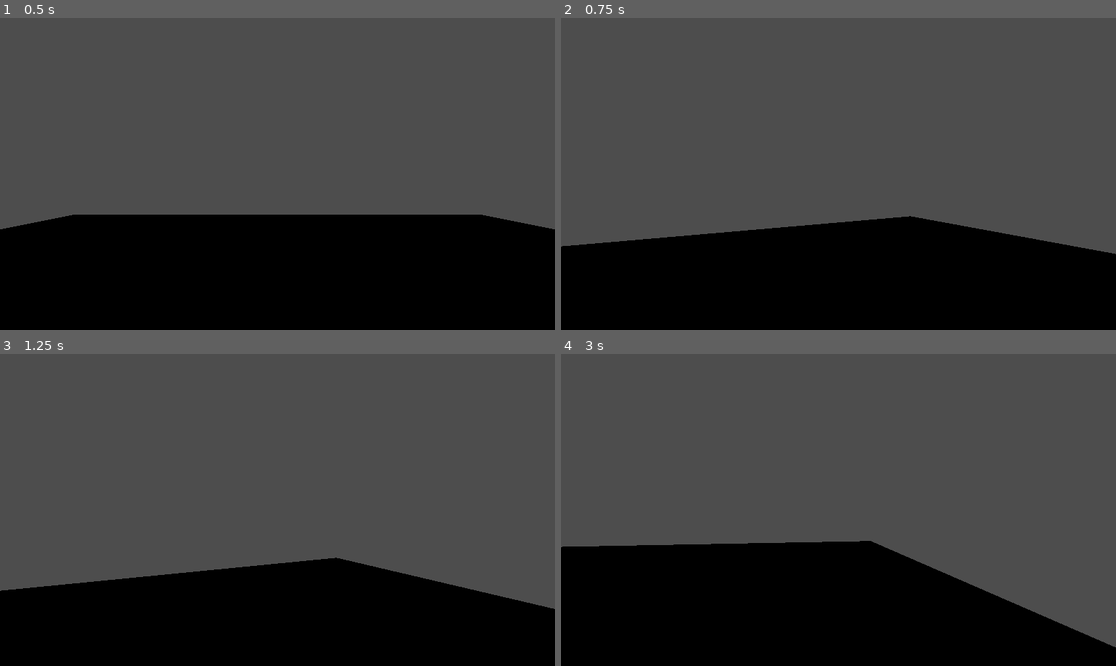
Above: before the commit, frames 1-4 (two rows, left to right).
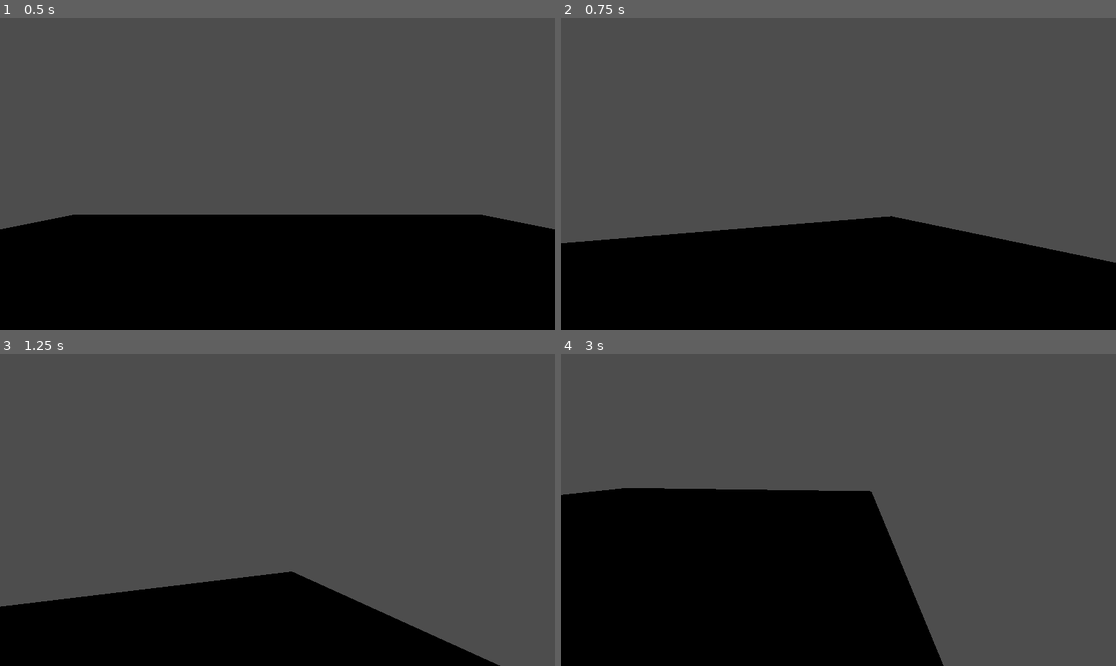
Above: after the commit, the same moments.

Repository: Volentie/The-Fractured-Codex
Game: Godot game, scene res://Scenes/main.tscn
Same seed, same stepped clock (60 frames per second), same inputs: the game is played once before the commit and once after it.
Inputs (mouse positions are in pixels of both pictures, inside the frame that each line leads up to):
- Up to frame 1 (0.5 s): no input
- Up to frame 2 (0.75 s): tap Enter at 0.5 s; move the mouse to (960, 158) at 0.52 s; hold D (move_right) from 0.53 s (still down); tap Shift (speedmode_run) at 0.6 s
- Up to frame 3 (1.25 s): keep holding D (move_right); tap Space (action_jump) at 0.77, 0.8, 1.07 s
- Up to frame 4 (3 s): move the mouse to (727, 525) at 1.27 s; release D (move_right) at 1.28 s; hold S (move_backward) 1.28-2.03 s; tap Space (action_jump) at 1.35, 1.52, 1.82, 2.3 s; tap Shift (speedmode_run) at 1.55, 2.1, 2.85 s; move the mouse to (894, 441) at 2.02 s; hold D (move_right) 2.03-2.78 s; move the mouse to (810, 572) at 2.77 s; hold W (move_forward) from 2.78 s (still down)

Frame 1 is identical in both runs. In frame 2, 1.2% of the frame differs, in the area x 0-100%, y 63-79%; in frame 3, 9.6%; in frame 4, 17%, in the area x 0-100%, y 42-100%.

Commit message:
✨Refactor state management: consolidate state classes and remove unused scripts

Diff:
--- a/Scripts/Autoload/phaux.gd
+++ /dev/null
@@ -1,28 +0,0 @@
-extends Node3D
-
-static var _name = "Phaux"
-static var version = 0.2
-static var pretty = "-=:[" + _name + " v" + str(version) + "]:=-"
-
-func type(obj) -> String:
-	return type_string(typeof(obj))
-
-func error(msg: String, line: int = -1):
-	print(self.pretty, "ERROR: ", msg)
-	if line >= 0:
-		print(self.pretty, "Line: ", line)
-
-func debug(array_msg, insert_space: bool=true) -> bool:
-	assert(array_msg is Array or array_msg is String, "debug() expects an Array or String, got: " + type(array_msg))
-	if array_msg is Array:
-		var space = " " if insert_space else ""
-		array_msg = "\t" + space.join(array_msg)
-	print(self.pretty, array_msg)
-	return true
-
-func get_util(script_name: String) -> Object:
-	var script = ResourceLoader.load("res://Scripts/Util/" + script_name + ".gd")
-	if script == null:
-		error("Failed to load script: " + script_name)
-		return null
-	return script.instantiate()
--- a/Scripts/Autoload/physics.gd
+++ /dev/null
@@ -1,80 +0,0 @@
-extends Node3D
-
-const config = {
-	"world": {
-		"gravity": 10,
-		"materials": {
-			"friction": {
-				"wood": 0.3,
-				"air": 0.01,
-			},
-			"density": {
-				"air": 0.1,
-			}
-		}
-	},
-	"player": {
-		"mass": 1,
-		"accel": {
-			"walk": Vector3(4, 1, 4),
-			"run": Vector3(8, 1, 8),
-			"jump": Vector3(1, 200, 1),
-		}
-	},
-	"constraints": {
-		"velocity": {
-			"max": 100,
-			"min": -100,
-		},
-	}
-}
-
-var translation = {
-	"accel": Vector3(0, 0, 0),
-	"force": Vector3(0, 0, 0),
-	#"friction": Vector3(0, 0, 0),
-}
-
-const forces = {
-	"gravity": Vector3(0, -config.world.gravity, 0),
-}
-
-var player: Node3D
-
-func accelerate(direction: Vector3) -> void:
-	player.velocity += direction * player.acceleration_scale * player.cur_delta
-
-# func apply_friction() -> void:
-# 	var u = -player.velocity.normalized()  # Friction opposes the direction of velocity
-# 	var friction_magnitude = config.world.materials.friction.wood * -forces.gravity.y
-# 	translation["friction"] = u * friction_magnitude
-
-# 	# Only apply friction when the body is moving
-# 	if player.velocity.length() > 0.01 and player.is_on_floor():
-# 		player.velocity += translation["friction"] * player.cur_delta
-
-func limit_velocity() -> void:
-	if player.is_on_floor() and player.velocity.length() <= 0.11:
-		player.velocity = Vector3.ZERO
-
-func desaccelerate() -> void:
-	# Desaccelerate player over time smoothly
-	if player.is_on_floor():
-		player.velocity = lerp(player.velocity, Vector3.ZERO, 0.05)
-
-func apply_physics(this: Node3D) -> void:
-	player = this
-	# Apply gravity
-	player.velocity += forces.gravity * player.cur_delta
-
-	# Apply friction to slow down the body
-	#apply_friction()
-
-	# Desaccelerate
-	desaccelerate()
-
-	# Constraint velocity
-	limit_velocity()
-
-	# Move the body based on its updated velocity
-	player.move_and_slide()
--- a/Scripts/Autoload/player_state.gd
+++ /dev/null
@@ -1,15 +0,0 @@
-extends Node
-
-var move = StateMachine.new("Move", {
-	"Still": State.new("Still"),
-	"Motion": State.new("Motion")
-})
-
-var speed_mode = StateMachine.new("SpeedMode", {
-	"Run": State.new("Run", func() -> void: Player.set_acceleration_scale(Physics.config.player.accel.run)),
-	"Walk": State.new("Walk", func() -> void: Player.set_acceleration_scale(Physics.config.player.accel.walk))
-})
-
-func _ready():
-	move.switch("Still")
-	speed_mode.switch("Walk")
--- a/Scripts/Autoload/window_management.gd
+++ /dev/null
@@ -1,20 +0,0 @@
-extends Node
-
-var window_has_focus = false
-
-func hide_cursor() -> void:
-    Input.set_mouse_mode(Input.MOUSE_MODE_HIDDEN)
-    window_has_focus = true
-
-func show_cursor() -> void:
-    Input.set_mouse_mode(Input.MOUSE_MODE_VISIBLE)
-    window_has_focus = false
-
-func _ready() -> void:
-    hide_cursor()
-
-func _notification(what: int) -> void:
-    if what == NOTIFICATION_APPLICATION_FOCUS_IN:
-        hide_cursor()
-    elif what == NOTIFICATION_APPLICATION_FOCUS_OUT:
-        show_cursor()
--- a/Scripts/States/state_machine.gd
+++ b/Scripts/Core/state_machine.gd
@@ -14,3 +14,6 @@
 	if current_state != _state:
 		current_state = _state
 		current_state.enter()
+
+func get_cur_state_name() -> String:
+	return current_state.name
--- a/Scripts/Dynamic/player.gd
+++ b/Scripts/Dynamic/player.gd
@@ -1,14 +1,7 @@
-class_name Player extends CharacterBody3D
+extends CharacterBody3D
 
-# Configuration and bindings
-const VU3 = {
-	"x": Vector3(1, 0, 0),
-	"y": Vector3(0, 1, 0),
-	"z": Vector3(0, 0, 1),
-	"c": Vector3(0, 0, 0)
-}
-
-const map = [
+# Input Map
+const input_map = [
 	"move_forward",
 	"move_backward",
 	"move_left",
@@ -17,126 +10,88 @@
 	"speedmode_run"
 ]
 
-var config = Physics.config
-var world_config = config["world"]
-var player_config = config["player"]
-var player_accel = player_config.accel
-var player_walk_accel = player_accel["walk"]
-var player_jump_accel = player_accel["jump"]
-var player_run_accel = player_accel["run"]
-var constraints_config = config["constraints"]
-var translation = Physics.translation
-var min_vel = constraints_config.velocity["min"]
-var max_vel = constraints_config.velocity["max"]
-var min_vel_v = Vector3(min_vel, min_vel, min_vel)
-var max_vel_v = Vector3(max_vel, max_vel, max_vel)
-var ply_state = PlayerState
-var input_list: Array = []
+# References
+@onready var head = $player_camera
 
-# Physics
-var player_mass = player_config.mass
-
-# Node references
-@onready var camera = $player_camera
+# Constants
+const run_speed: float = 10.0
+const walk_speed: float = 5.0
+const jump_scale: float = 5.0
+const gravity_scale: float = 9.8
 
 # Variables
-var last_mouse_pos: Vector2
-static var acceleration_scale: Vector3
-static var cur_delta: float
+var speed: float = walk_speed
+var mouse_input: Vector2 = Vector2.ZERO
+var mouse_sensitivity: float = 0.1
+
+# State
+var energy = StateMachine.new("Energy", {
+	"Potential": State.new("Potential"),
+	"Kinetic": State.new("Kinetic")
+})
+var speed_mode = StateMachine.new("SpeedMode", {
+	"Run": State.new("Run", func(): change_speed(run_speed)),
+	"Walk": State.new("Walk", func(): change_speed(walk_speed)),
+})
 
 # Methods
-static func set_acceleration_scale(_scale: Vector3) -> void:
-	acceleration_scale = _scale
+func change_speed(_speed: float) -> void:
+	speed = _speed
 
-func get_camera_relative_axis(axis: String) -> Vector3:
-	var cam_basis = camera.global_transform.basis
-	if axis == "x":
-		return cam_basis.x
-	elif axis == "y":
-		return cam_basis.y
-	elif axis == "z":
-		return cam_basis.z
+func _ready() -> void:
+	# Set the initial state
+	energy.switch("Potential")
+	speed_mode.switch("Walk")
+
+	# Mouse mode
+	Input.set_mouse_mode(Input.MOUSE_MODE_CAPTURED)
+
+func handle_rotation() -> void:
+	head.rotation_degrees.x -= mouse_input.y * mouse_sensitivity
+	rotation_degrees.y -= mouse_input.x * mouse_sensitivity
+	head.rotation_degrees.x = clamp(head.rotation_degrees.x, -90, 90)
+	mouse_input = Vector2.ZERO
+
+func _unhandled_input(event: InputEvent) -> void:
+	if event is InputEventMouseMotion and Input.get_mouse_mode() == Input.MOUSE_MODE_CAPTURED:
+		mouse_input += event.relative
+
+func _physics_process(delta: float) -> void:
+	handle_rotation()
+
+	# Movement
+	var direction = Vector3.ZERO
+	if Input.is_action_pressed("move_forward"):
+		direction -= basis.z
+	if Input.is_action_pressed("move_backward"):
+		direction += basis.z
+	if Input.is_action_pressed("move_left"):
+		direction -= basis.x
+	if Input.is_action_pressed("move_right"):
+		direction += basis.x
+
+	# Alter speed
+	if Input.is_action_just_pressed("speedmode_run"):
+		speed_mode.switch("Run")
+	if Input.is_action_just_released("speedmode_run"):
+		speed_mode.switch("Walk")
+
+	# Move
+	var force = direction.normalized() * speed
+	velocity = Vector3(force.x, velocity.y, force.z)
+
+	# Jump
+	if is_on_floor() and Input.is_action_just_pressed("action_jump"):
+		velocity.y = jump_scale
+
+	# Apply gravity
+	velocity.y -= gravity_scale * delta
+
+	# Move
+	move_and_slide()
+
+	# Handle energy state
+	if velocity.length() > 0:
+		energy.switch("Kinetic")
 	else:
-		Phaux.error("Invalid axis: " + axis)
-		return VU3.c
-
-func get_normalized_camera_relative_axis(axis: String) -> Vector3:
-	var basis_vec: Vector3 = get_camera_relative_axis(axis)
-	basis_vec.y = 0
-	return basis_vec.normalized()
-
-func hold_speedmode_run() -> void:
-	ply_state.speed_mode.switch("Run")
-
-func release_speedmode_run() -> void:
-	ply_state.speed_mode.switch("Walk")
-
-func hold_move_forward() -> void:
-	Physics.accelerate(-get_normalized_camera_relative_axis("z"))
-
-func hold_move_backward() -> void:
-	Physics.accelerate(get_normalized_camera_relative_axis("z"))
-
-func hold_move_left() -> void:
-	Physics.accelerate(-get_normalized_camera_relative_axis("x"))
-
-func hold_move_right() -> void:
-	Physics.accelerate(get_normalized_camera_relative_axis("x"))
-
-func hold_action_jump() -> void:
-	if is_on_floor():
-		self.velocity += player_jump_accel * cur_delta
-
-func get_mouse_pos() -> Vector2:
-	var viewport = get_viewport()
-	return viewport.get_mouse_position()
-
-func camera_translation():
-	var viewport = get_viewport()
-	var mouse_pos = get_mouse_pos()
-	var center = Vector2(viewport.size.x / 2, viewport.size.y / 2)
-	var delta = mouse_pos - center
-	var sensitivity = 0.1
-	var camera_rotation = camera.rotation_degrees
-	camera_rotation.x -= delta.y * sensitivity
-	camera_rotation.x = clamp(camera_rotation.x, -90, 90)
-	camera_rotation.y -= delta.x * sensitivity
-	camera.rotation_degrees = camera_rotation
-	# Reset cursor to center
-	viewport.warp_mouse(center)
-
-func update_input_list(input_method: StringName, action: StringName) -> void:
-	if input_method == &"hold":
-		input_list.append(action)
-	elif input_method == &"release":
-		input_list.erase(action)
-	update_motion_state()
-
-func update_transform(input_method: StringName, action: StringName) -> void:
-	var callO = Callable(self, input_method + "_" + action)
-	if callO.is_valid():
-		if action.begins_with("move"):
-			update_input_list(input_method, action)
-		callO.call()
-
-func update_motion_state() -> void:
-	if input_list.size() == 0:
-		ply_state.move.switch("Still")
-	else:
-		ply_state.move.switch("Motion")
-
-func _physics_process(delta: float):
-	# Update delta var
-	cur_delta = delta
-	if not WindowManagement.window_has_focus:
-		return
-
-	# Check for input
-	for custom_action in map:
-		if Input.is_action_pressed(custom_action):
-			update_transform(&"hold", custom_action)
-		if Input.is_action_just_released(custom_action):
-			update_transform(&"release", custom_action)
-
-	camera_translation()
-	Physics.apply_physics(self)
+		energy.switch("Potential")
--- a/Scripts/Util/pmath.gd
+++ /dev/null
@@ -1,12 +0,0 @@
-extends Object
-
-class Vec3:
-    var obj = {}
-
-    func magnitude() -> float:
-        return sqrt(obj.x * obj.x + obj.y * obj.y + obj.z * obj.z)
-
-    func _init(x: float, y: float, z: float) -> void:
-        obj.x = x
-        obj.y = y
-        obj.z = z
--- a/project.godot
+++ b/project.godot
@@ -13,13 +13,6 @@
 config/name="The Fractured Codex"
 run/main_scene="res://Scenes/main.tscn"
 config/features=PackedStringArray("4.3", "Forward Plus")
-
-[autoload]
-
-WindowManagement="*res://Scripts/Autoload/window_management.gd"
-Physics="*res://Scripts/Autoload/physics.gd"
-Phaux="*res://Scripts/Autoload/phaux.gd"
-PlayerState="*res://Scripts/Autoload/player_state.gd"
 
 [dotnet]
 
Renamed: Scripts/States/state.gd -> Scripts/Core/state.gd
